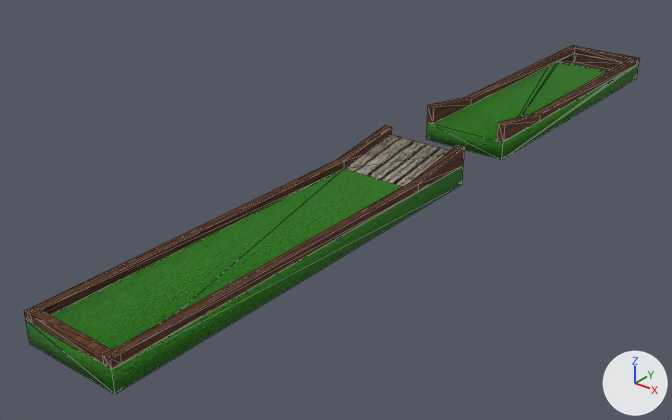
The glTF model BaseFramework 3D/Asset/Models/Terrain/Stage06/Stage06.gltf as it was, and as the next commit left it.
Both versions are drawn from a camera (50 mm lens) standing at (12.1, -18.6, 9.1) and looking at (-1.1, -2.2, -1.1). The lights are fixed; the arrows at lower right show +X, +Y and +Z. The picture after the commit comes second. Mesh edges are drawn as thin lines. Vertices at exactly the same position are counted once.

The scene before the commit, as lines of its bpy script (objects in view):
```python
me_cube_002 = bpy.data.meshes.new('Cube.002')
me_cube_002.from_pydata(...)  # 50 vertices, 92 faces; spans x -1.2..1.2, y -11.0..11.0, z -0.5..0.3
# faces by material slot: [18, 38, 30, 2, 4]
me_cube_002.materials.append(mat_dirt_ground)
me_cube_002.materials.append(mat_grass_ground)
me_cube_002.materials.append(mat_grass_wall)
me_cube_002.materials.append(mat_wood2_ground)
me_cube_002.materials.append(mat_wood2_wall)
me_cube_003 = bpy.data.meshes.new('Cube.003')
me_cube_003.from_pydata(...)  # 64 vertices, 120 faces; spans x -1.2..1.2, y -11.0..11.0, z 0.0..0.5
# faces by material slot: [56, 64]
me_cube_003.materials.append(mat_wood_ground)
me_cube_003.materials.append(mat_wood_wall)
ob_cube_002 = bpy.data.objects.new('Cube.002', me_cube_002)
ob_cube_002.location = (0.0, 0.0, 0.0)
ob_cube_003 = bpy.data.objects.new('Cube.003', me_cube_003)
ob_cube_003.location = (0.0, 0.0, 0.0)
```
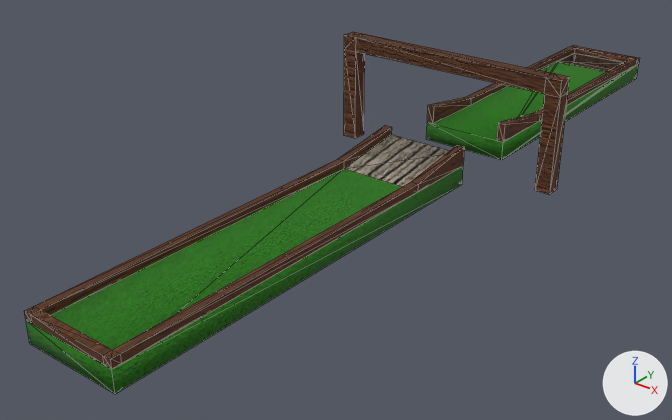
Changed parts and their boxes (x1, y1, x2, y2) in the pictures (672 x 420 px):
'Cube.003', reshaped: before (24, 45, 640, 369); after (24, 32, 640, 369)
part 1 of me_cube_003, added (brown): after (344, 32, 569, 194)
part 2 of me_cube_003, surface changed: (33, 46, 637, 368) in both

Patch to the scene script:
```diff
--- a/BaseFramework 3D/Asset/Models/Terrain/Stage06/Stage06.gltf.py
+++ b/BaseFramework 3D/Asset/Models/Terrain/Stage06/Stage06.gltf.py
@@ me_cube_003 @@
 # used by ob_cube_003; location = (0.0, 0.0, 0.0)
-me_cube_003.from_pydata(...)  # 64 vertices, 120 faces; spans x -1.2..1.2, y -11.0..11.0, z 0.0..0.5
+me_cube_003.from_pydata(...)  # 88 vertices, 164 faces; spans x -3.2..3.2, y -11.0..11.0, z -0.5..2.4
+# me_cube_003 part 1: a new loose piece of 24 vertices spanning x -3.2..3.2, y 0.8..1.2, z -0.5..2.4, in mat_wood_ground
+# me_cube_003 part 2: 120 kept faces spanning x -1.2..1.2, y -11.0..11.0, z 0.0..0.5 get new texture (UV) coordinates
 me_cube_003.materials.append(mat_wood_ground)
```
